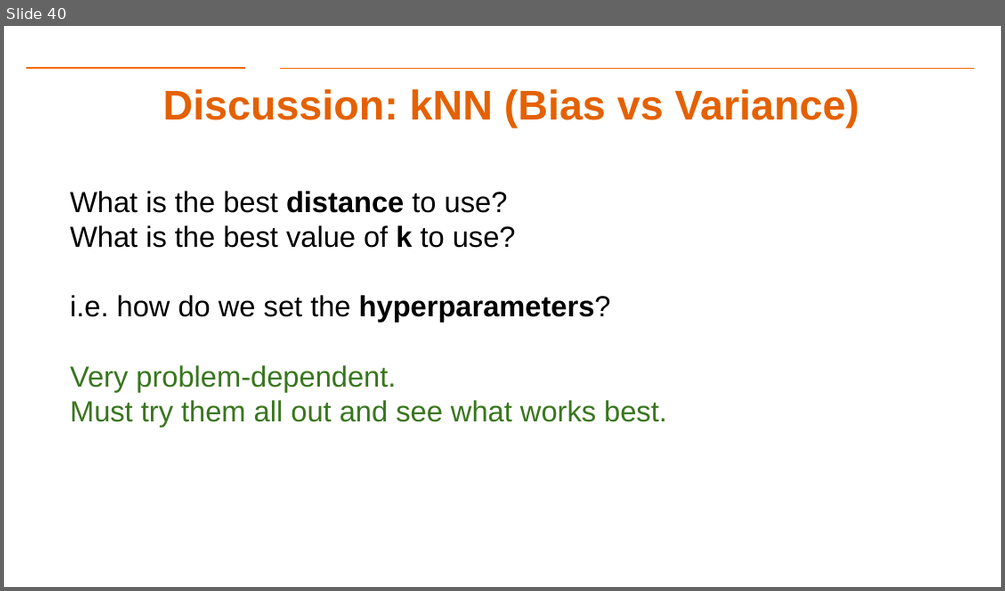
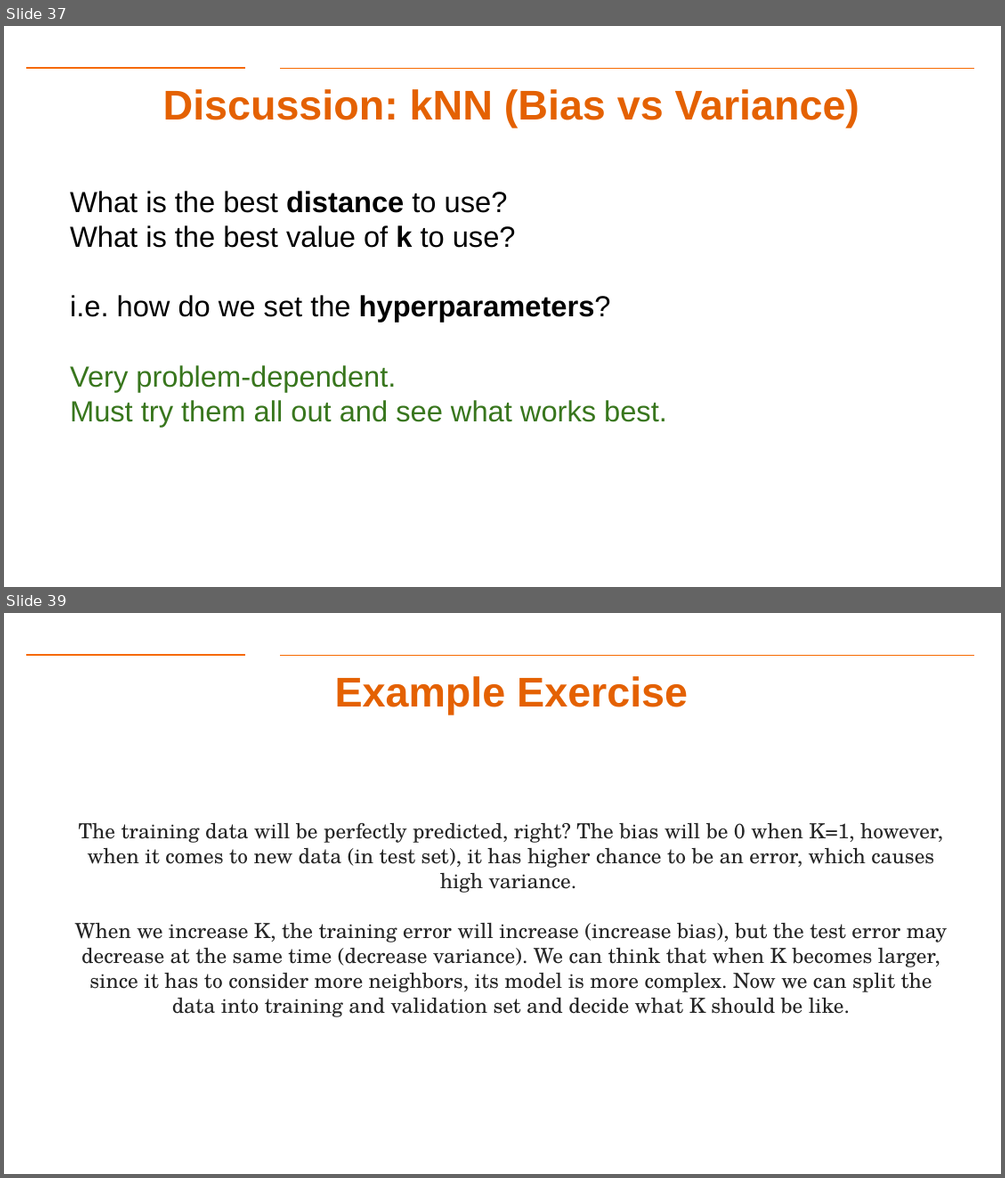
Before and after one commit to aiforsec/RIT-DSCI-633-FDS, a slide deck: Syllabus/Lecture08/Lec08.pptx. Shown one above the other, each under a label of ours: slide 40 before the commit, slides 37 and 39 after it; the slides between them are not shown. The pictures are 1005x591 and 1005x1178 pixels, drawn with LibreOffice and Linux fonts; fonts in the diff are those of the drawing; background and template pictures are left out. Boxes give left, top, right and bottom in pixels: in the first picture for what was removed or moved away, otherwise in the second. Text is boxed around its words. In the diff, an @@ line names an element or a change of style, - is before the commit and + after.

```diff
--- a/Syllabus/Lecture08/Lec08.pptx
+++ b/Syllabus/Lecture08/Lec08.pptx
@@ slide 39 added at box(4, 613, 1001, 1174), background #FFFFFF; not listed: 2 template elements that a slide beside it also shows @@
@@ title added at box(335, 676, 688, 715), 40 pt, text #E46102, bold @@
+Example Exercise
@@ text added at box(75, 823, 947, 1017), 20 pt, text #242424 @@
+The training data will be perfectly predicted, right? The bias will be 0 when K=1, however, when it comes to new data (in test set), it has higher chance to be an error, which causes high variance.
+When we increase K, the training error will increase (increase bias), but the test error may decrease at the same time (decrease variance). We can think that when K becomes larger, since it has to consider more neighbors, its model is more complex. Now we can split the data into training and validation set and decide what K should be like.
@@ what was slide 40 is now slide 37 @@
```
Also in this commit, not shown: 5 slides changed, 4 other slides added, 6 slides removed, 4 other files.
